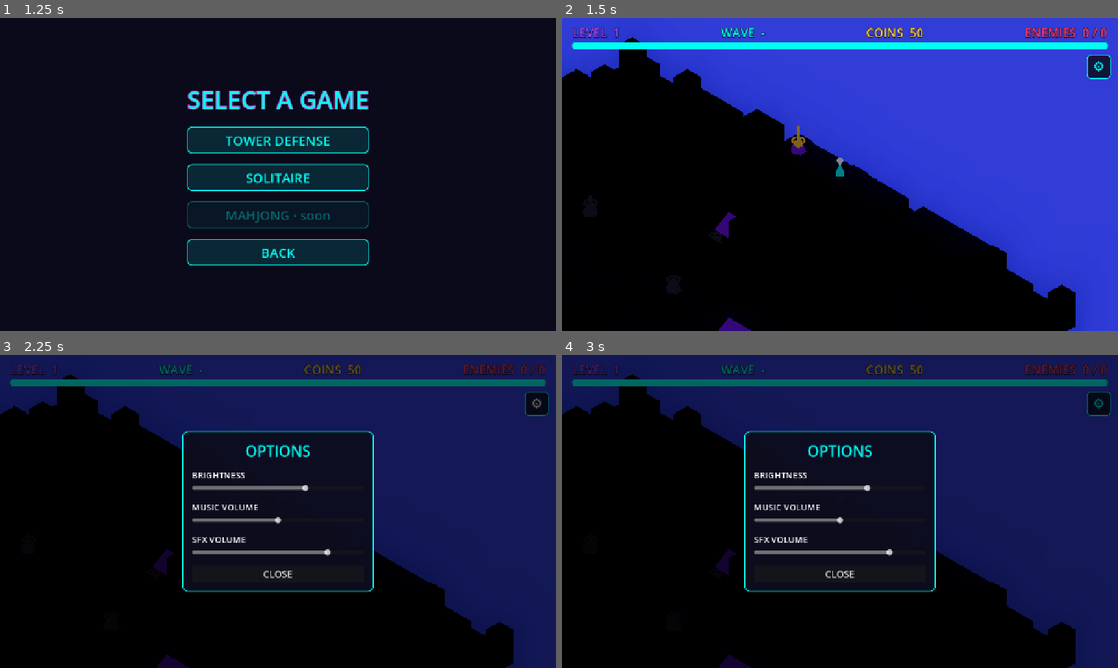
Above: before the commit, frames 1-4 (two rows, left to right).
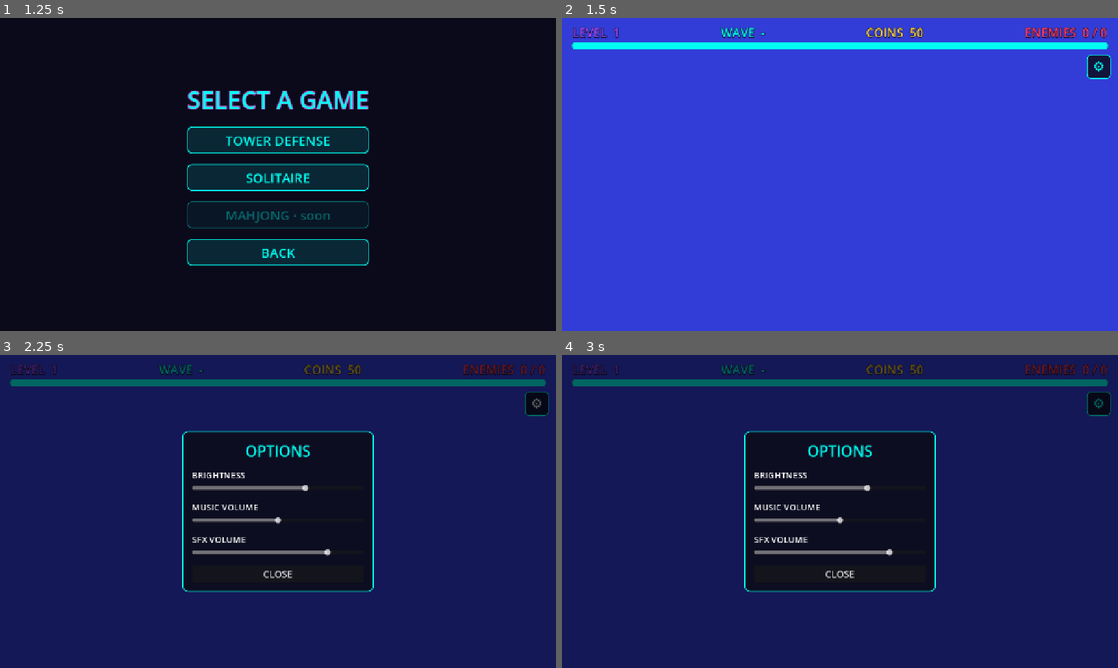
Above: after the commit, the same moments.

Repository: requaos/yarbell
Game: Godot game, scene res://scenes/ui/title.tscn
Same seed, same stepped clock (60 frames per second), same inputs: the game is played once before the commit and once after it.
Inputs:
- Up to frame 1 (1.25 s): click "PLAY" at 0.5 s
- Up to frame 2 (1.5 s): click "TOWER DEFENSE" at 1.25 s
- Up to frame 3 (2.25 s): click "⚙" at 2 s
- Up to frame 4 (3 s): click "⚙" at 2.75 s

Frame 1 is identical in both runs. In frame 2, 52% of the frame differs, in the area x 0-93%, y 6-100%; in frame 3, 41%; in frame 4, 41%.
Error after the commit: Parse Error: Could not resolve class "WaveSpawner", because of a parser error. (res://scripts/level.gd:117)

Commit message:
Add enemy breeds and faster wave pacing
Normal enemies now come in four breeds varying size, shape and speed:
RUNNER (small lean capsule, fast, fragile), BLOB (the classic
squashed sphere baseline), SPIKE (mid-weight pyramid) and BRUTE (big
slow box tank). Breed stat multipliers apply to normals only, so
mini-boss/boss balance is unchanged; the final boss renders in the
brute silhouette for menace. Eyes and feet adapt to each body shape,
and breeds get subtle lightness shifts so they read at a glance.

The mix broadens with level (runners from L2, brutes from L4, spikes
from L6, broadening to L9). Waves also ramp faster: count grows to 8
by L9 (was capped at 6), intermission shrinks from 3.0s toward 1.2s,
and the spawn-interval floor drops to 0.3s.

Diff:
--- a/game/scripts/enemy.gd
+++ b/game/scripts/enemy.gd
@@ -9,10 +9,15 @@
 ##   NORMAL     - the level's tinted drones.
 ##   MINI_BOSS  - a violet brute that ends each wave; carries a health bar.
 ##   BOSS       - a big fiery brute that ends the final wave; carries a health bar.
+##
+## Normal enemies also come in four breeds (Form) that vary size, shape, speed
+## and durability: RUNNER (small, lean capsule, fast), BLOB (the classic squashed
+## sphere), SPIKE (mid-weight pyramid) and BRUTE (big slow box tank).
 
 signal died(enemy)
 
 enum Rank { NORMAL, MINI_BOSS, BOSS }
+enum Form { RUNNER, BLOB, SPIKE, BRUTE }
 
 # Per-rank multipliers applied to the level's base enemy stats (indexed by Rank).
 const RANK_HP := [1.0, 5.0, 12.0]
@@ -22,6 +27,14 @@
 const RANK_COINS := [1.0, 8.0, 20.0]
 const RANK_HORNS := [2, 4, 6]
 
+# Per-breed multipliers for normal-rank enemies (indexed by Form). Ranks use the
+# BLOB baseline; only the final BOSS borrows the BRUTE silhouette (visuals only).
+const FORM_HP := [0.6, 1.0, 1.2, 2.2]
+const FORM_SCALE := [0.7, 1.0, 1.1, 1.5]
+const FORM_SPEED := [1.6, 1.0, 1.0, 0.6]
+const FORM_COINS := [0.8, 1.0, 1.2, 1.6]
+const FORM_HOP_RATE := [13.0, 9.0, 9.0, 6.0]
+
 const BODY_ENERGY := 6.0
 
 var max_hp: int = 10
@@ -31,6 +44,7 @@
 var coin_drop: int = 2
 
 var _rank := Rank.NORMAL
+var _form := Form.BLOB
 var _hp: int = 10
 var _target := Vector3.ZERO
 var _agent: NavigationAgent3D
@@ -66,18 +80,30 @@
 	add_child(_agent)
 
 ## Set by the spawner right after instantiation. Base stats come from Difficulty;
-## the rank multiplies them and drives the look.
-func configure(base_hp: int, move_speed: float, target: Vector3, base_damage: int, base_size: float, color: Color, rank: int = Rank.NORMAL) -> void:
+## the breed (form) varies size/shape/speed among normals, and the rank multiplies
+## everything and drives the boss look.
+func configure(base_hp: int, move_speed: float, target: Vector3, base_damage: int, base_size: float, color: Color, rank: int = Rank.NORMAL, form: int = Form.BLOB) -> void:
 	_rank = rank
-	max_hp = maxi(1, roundi(float(base_hp) * float(RANK_HP[rank])))
+	# The form drives the silhouette; bosses borrow BRUTE (final) / stay BLOB
+	# (mini) for looks, but breed stat multipliers apply to normals only.
+	_form = form
+	if rank == Rank.BOSS:
+		_form = Form.BRUTE
+	elif rank == Rank.MINI_BOSS:
+		_form = Form.BLOB
+	var hp_mult := float(RANK_HP[rank]) * (float(FORM_HP[_form]) if rank == Rank.NORMAL else 1.0)
+	var speed_mult := float(RANK_SPEED[rank]) * (float(FORM_SPEED[_form]) if rank == Rank.NORMAL else 1.0)
+	var scale_mult := float(RANK_SCALE[rank]) * (float(FORM_SCALE[_form]) if rank == Rank.NORMAL else 1.0)
+	max_hp = maxi(1, roundi(float(base_hp) * hp_mult))
 	_hp = max_hp
-	speed = move_speed * float(RANK_SPEED[rank])
+	speed = move_speed * speed_mult
 	_target = target
 	attack_damage = maxi(1, roundi(float(base_damage) * float(RANK_DAMAGE[rank])))
-	_scale = base_size * float(RANK_SCALE[rank])
-	_color = _rank_color(rank, color)
-	coin_drop = roundi((2.0 + _scale * 2.0) * float(RANK_COINS[rank]))
-	_hop_rate = 9.0 / (1.0 + (_scale - 1.0) * 0.5)
+	_scale = base_size * scale_mult
+	_color = _rank_color(rank, _form_color(form, color))
+	var coin_mult := float(RANK_COINS[rank]) * (float(FORM_COINS[_form]) if rank == Rank.NORMAL else 1.0)
+	coin_drop = maxi(1, roundi((2.0 + _scale * 2.0) * coin_mult))
+	_hop_rate = FORM_HOP_RATE[_form] / (1.0 + (_scale - 1.0) * 0.5)
 	_build_monster()
 	if rank != Rank.NORMAL:
 		_build_hp_bar()
@@ -91,6 +117,17 @@
 			return Color(0.72, 0.35, 1.0)
 		Rank.BOSS:
 			return Color(1.0, 0.4, 0.12)
+		_:
+			return base
+
+## Subtle per-breed lightness shift so breeds read at a glance without breaking
+## the level's heat hue (weak = red, strong = gold).
+func _form_color(form: int, base: Color) -> Color:
+	match form:
+		Form.RUNNER:
+			return base.lightened(0.15)
+		Form.BRUTE:
+			return base.darkened(0.15)
 		_:
 			return base
 
@@ -191,25 +228,63 @@
 	_rig = Node3D.new()
 	add_child(_rig)
 
-	# Body: a squashed glowing blob.
-	var body_mesh := SphereMesh.new()
-	body_mesh.radius = 0.3
-	body_mesh.height = 0.55
-	body_mesh.radial_segments = 8
-	body_mesh.rings = 4
+	# Body per breed (front is +Z): lean runner capsule, classic squashed blob
+	# sphere, pointy spike pyramid, chunky brute box. Face/foot offsets follow the
+	# body so eyes and feet sit on each silhouette.
+	var body_mesh: Mesh
+	var body_pos := Vector3(0.0, 0.32, 0.0)
+	var blob_squash := true
+	var face := Vector2(0.12, 0.24)   # eye offset (x, z)
+	var eye_y := 0.42
+	var foot_x := 0.13
+	match _form:
+		Form.RUNNER:
+			var cap := CapsuleMesh.new()
+			cap.radius = 0.18
+			cap.height = 0.66
+			cap.radial_segments = 8
+			cap.rings = 4
+			body_mesh = cap
+			body_pos = Vector3(0.0, 0.38, 0.0)
+			blob_squash = false
+			face = Vector2(0.09, 0.17)
+			foot_x = 0.09
+		Form.SPIKE:
+			body_mesh = _cone(0.36, 0.62)   # radial 4 = pyramid
+			body_pos = Vector3(0.0, 0.31, 0.0)
+			blob_squash = false
+			face = Vector2(0.10, 0.16)
+			eye_y = 0.36
+			foot_x = 0.11
+		Form.BRUTE:
+			var box := BoxMesh.new()
+			box.size = Vector3(0.62, 0.52, 0.56)
+			body_mesh = box
+			body_pos = Vector3(0.0, 0.30, 0.0)
+			blob_squash = false
+			face = Vector2(0.15, 0.30)
+			foot_x = 0.21
+		_:
+			var sphere := SphereMesh.new()
+			sphere.radius = 0.3
+			sphere.height = 0.55
+			sphere.radial_segments = 8
+			sphere.rings = 4
+			body_mesh = sphere
 	_body = MeshInstance3D.new()
 	_body.mesh = body_mesh
-	_body.position = Vector3(0.0, 0.32, 0.0)
-	_body.scale = Vector3(1.0, 0.95, 1.05)
+	_body.position = body_pos
+	if blob_squash:
+		_body.scale = Vector3(1.0, 0.95, 1.05)
 	_body_mat = Palette.emissive(_color, BODY_ENERGY)
 	_body.material_override = _body_mat
 	_rig.add_child(_body)
 
 	# Eyes (front is +Z): white sclera with dark pupils.
 	for sx in [-1.0, 1.0]:
-		var eye := _add_mesh(_ball(0.09), Vector3(0.12 * sx, 0.42, 0.24), Color(1, 1, 1), 6.0)
+		var eye := _add_mesh(_ball(0.09), Vector3(face.x * sx, eye_y, face.y), Color(1, 1, 1), 6.0)
 		eye.scale = Vector3.ONE
-		_add_mesh(_ball(0.045), Vector3(0.12 * sx, 0.42, 0.31), Color(0.03, 0.03, 0.06), 0.15)
+		_add_mesh(_ball(0.045), Vector3(face.x * sx, eye_y, face.y + 0.07), Color(0.03, 0.03, 0.06), 0.15)
 
 	# Horns: a crown across the top; more for bigger ranks.
 	var horns: int = RANK_HORNS[_rank]
@@ -222,7 +297,7 @@
 
 	# Feet: two little nubs up front.
 	for sx in [-1.0, 1.0]:
-		_add_mesh(_ball(0.09), Vector3(0.13 * sx, 0.06, 0.06), _color.darkened(0.25), 4.0)
+		_add_mesh(_ball(0.09), Vector3(foot_x * sx, 0.06, 0.06), _color.darkened(0.25), 4.0)
 
 	# Bosses get a ridge of back spikes for extra menace.
 	if _rank == Rank.BOSS:
--- a/game/scripts/systems/difficulty.gd
+++ b/game/scripts/systems/difficulty.gd
@@ -4,17 +4,35 @@
 ## numerous as levels rise; the number of tower sites grows too (weighted so the
 ## player has more towers to work with, but they start inactive).
 
+## Weighted breed pool for a level: blobs only at first, runners join early,
+## brutes then spikes broaden the mix as levels rise (same weighted-list pattern
+## as the tower-type pool in level.gd).
+static func _breed_pool(level: int) -> Array:
+	if level <= 1:
+		return [Enemy.Form.BLOB]
+	var pool: Array = [
+		Enemy.Form.BLOB, Enemy.Form.BLOB, Enemy.Form.BLOB, Enemy.Form.BLOB,
+		Enemy.Form.RUNNER, Enemy.Form.RUNNER]
+	if level >= 4:
+		pool.append(Enemy.Form.BRUTE)
+	if level >= 6:
+		pool.append_array([Enemy.Form.SPIKE, Enemy.Form.SPIKE, Enemy.Form.BRUTE])
+	if level >= 9:
+		pool.append_array([Enemy.Form.RUNNER, Enemy.Form.SPIKE])
+	return pool
+
 static func config_for(level: int) -> Dictionary:
 	var sites := clampi(6 + (level - 1) * 2, 6, 18)
-	var total_enemies := roundi((5.0 + 1.6 * (level - 1)) * (1.0 + 0.05 * (sites - 6)))
+	var total_enemies := roundi((5.0 + 1.9 * (level - 1)) * (1.0 + 0.05 * (sites - 6)))
 	var enemy_hp := roundi(10.0 * (1.0 + 0.22 * (level - 1)))
 	var enemy_damage := 3 + (level - 1)
 	var enemy_speed := 4.5 + 0.1 * (level - 1)
 	var enemy_scale := minf(2.2, 1.0 + 0.06 * (level - 1))
-	var spawn_interval := maxf(0.35, 1.1 - 0.05 * level)
-	# Waves grow slowly with level. Each wave ends in a mini-boss; the final wave
-	# ends in a full boss.
-	var waves := clampi(2 + level / 2, 2, 6)
+	var spawn_interval := maxf(0.3, 1.15 - 0.07 * level)
+	# Waves ramp faster with level and wave gaps tighten, so later levels keep
+	# up the pressure. Each wave ends in a mini-boss; the final wave a full boss.
+	var waves := clampi(2 + level * 2 / 3, 2, 8)
+	var intermission := maxf(1.2, 3.0 - 0.18 * (level - 1))
 	# Weaker enemies read red; stronger ones shift toward a hot white/gold.
 	var heat := clampf((level - 1) / 12.0, 0.0, 1.0)
 	var enemy_color := Palette.RED.lerp(Color(1.0, 0.85, 0.4), heat)
@@ -22,10 +40,12 @@
 		"secondary_sites": sites,
 		"total_enemies": total_enemies,
 		"waves": waves,
+		"intermission": intermission,
 		"enemy_hp": enemy_hp,
 		"enemy_damage": enemy_damage,
 		"enemy_speed": enemy_speed,
 		"enemy_scale": enemy_scale,
 		"enemy_color": enemy_color,
 		"spawn_interval": spawn_interval,
+		"breed_pool": _breed_pool(level),
 	}
--- a/game/scripts/systems/wave_spawner.gd
+++ b/game/scripts/systems/wave_spawner.gd
@@ -14,7 +14,7 @@
 enum { PHASE_LEADIN, PHASE_SPAWNING, PHASE_CLEARING, PHASE_INTERMISSION, PHASE_DONE }
 
 const LEADIN := 1.5
-const INTERMISSION := 3.0
+const INTERMISSION := 3.0   # fallback; Difficulty supplies a per-level value
 
 var _parent: Node
 var _spawns: Array = []
@@ -94,16 +94,22 @@
 	if _wave >= _waves.size() - 1:
 		_phase = PHASE_DONE
 		cleared.emit()
-	else:
-		_wave += 1
-		_phase = PHASE_INTERMISSION
-		_timer = INTERMISSION
-		announce.emit("WAVE %d INCOMING" % (_wave + 1), Palette.GOLD)
+		else:
+			_wave += 1
+			_phase = PHASE_INTERMISSION
+			_timer = float(_cfg.get("intermission", INTERMISSION))
+			announce.emit("WAVE %d INCOMING" % (_wave + 1), Palette.GOLD)
 
 func _spawn(rank: int) -> void:
 	var enemy := EnemyScene.instantiate()
 	_parent.add_child(enemy)
 	enemy.global_position = _spawns[randi() % _spawns.size()]
+	# Normals draw their breed from the level's weighted pool; boss ranks keep
+	# their fixed silhouettes (enemy.configure decides those).
+	var form: int = Enemy.Form.BLOB
+	if rank == Enemy.Rank.NORMAL:
+		var pool: Array = _cfg.get("breed_pool", [Enemy.Form.BLOB])
+		form = pool[randi() % pool.size()]
 	enemy.configure(
 		int(_cfg["enemy_hp"]),
 		float(_cfg["enemy_speed"]),
@@ -111,7 +117,8 @@
 		int(_cfg["enemy_damage"]),
 		float(_cfg["enemy_scale"]),
 		_cfg["enemy_color"],
-		rank)
+		rank,
+		form)
 	enemy.died.connect(_on_enemy_died)
 	_alive += 1
 	GameState.enemies_changed.emit(_alive, _wave_total)
